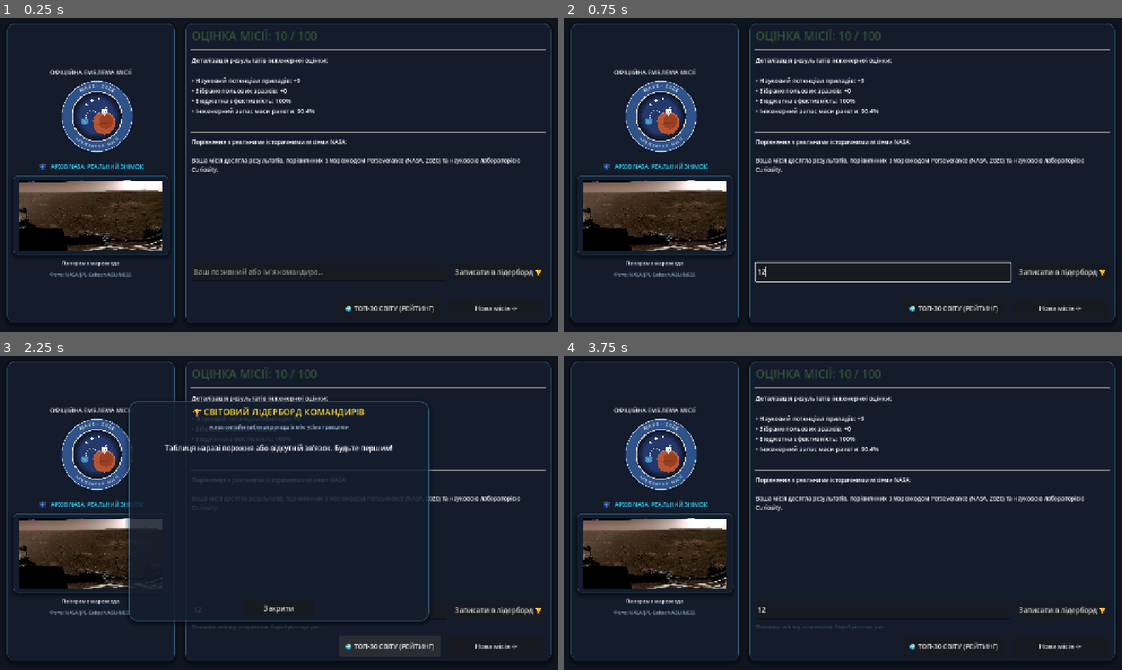
Above: before the commit, frames 1-4 (two rows, left to right).
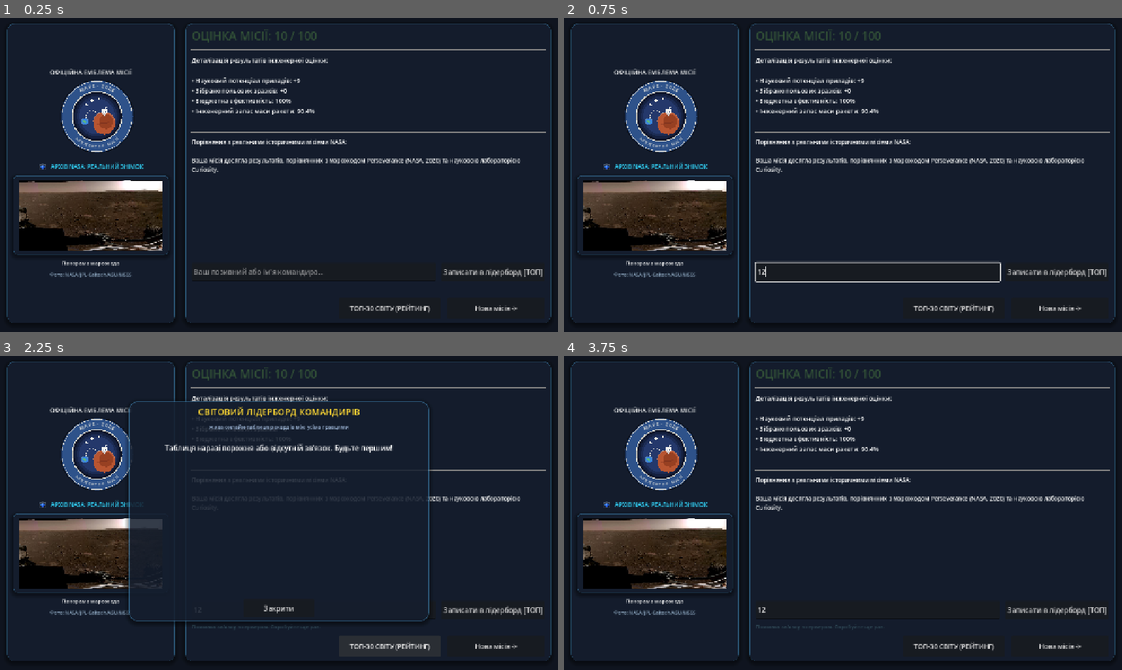
Above: after the commit, the same moments.

Repository: gaga050819/architect-misii-2d
Game: Godot game, scene res://scenes/DebriefView.tscn
The game is run twice, just before and just after one commit, with the same random seed, the same clock (stepped at 60 frames per second) and the same inputs. This scene is started directly instead of the project's main scene.
Inputs (mouse positions are in pixels of both pictures, inside the frame that each line leads up to):
- Up to frame 1 (0.25 s): no input
- Up to frame 2 (0.75 s): click (882, 272) at 0.52 s; type "12" at 0.6 s
- Up to frame 3 (2.25 s): click "Записати в лідерборд 🏆" (after the commit: "Записати в лідерборд [ТОП]") at 1.25 s; click "🌍 ТОП-30 СВІТУ (РЕЙТИНГ)" (after the commit: "ТОП-30 СВІТУ (РЕЙТИНГ)") at 2 s
- Up to frame 4 (3.75 s): click "Нова місія ->" at 2.75 s; click "Закрити" at 3.5 s

The runs differ from the first frame. In frame 1, 0.5% of the frame differs, in the area x 61-98%, y 79-94%; in frame 2, 0.5%; in frame 3, 1.0%, in the area x 34-98%, y 16-94%; in frame 4, 0.5%.

Commit message:
fix: remove emoji glyphs and update web package

Diff:
--- a/godot_project/scenes/DebriefView.tscn
+++ b/godot_project/scenes/DebriefView.tscn
@@ -146,7 +146,7 @@
 [node name="BtnSubmit" type="Button" parent="Content/RightPanel/VBox/LeaderboardBox/HBoxSubmit"]
 custom_minimum_size = Vector2(210, 42)
 layout_mode = 2
-text = "Записати в лідерборд 🏆"
+text = "Записати в лідерборд [ТОП]"
 
 [node name="LblSubmitStatus" type="Label" parent="Content/RightPanel/VBox/LeaderboardBox"]
 layout_mode = 2
@@ -163,7 +163,7 @@
 custom_minimum_size = Vector2(230, 48)
 layout_mode = 2
 theme_override_font_sizes/font_size = 15
-text = "🌍 ТОП-30 СВІТУ (РЕЙТИНГ)"
+text = "ТОП-30 СВІТУ (РЕЙТИНГ)"
 
 [node name="BtnRestart" type="Button" parent="Content/RightPanel/VBox/HBoxActions"]
 custom_minimum_size = Vector2(220, 48)
@@ -195,7 +195,7 @@
 theme_override_colors/font_color = Color(1, 0.85, 0.2, 1)
 theme_override_font_sizes/font_size = 20
 horizontal_alignment = 1
-text = "🏆 СВІТОВИЙ ЛІДЕРБОРД КОМАНДИРІВ"
+text = "СВІТОВИЙ ЛІДЕРБОРД КОМАНДИРІВ"
 
 [node name="LblModalSubtitle" type="Label" parent="LeaderboardModal/VBox"]
 layout_mode = 2
--- a/godot_project/scripts/DebriefView.gd
+++ b/godot_project/scripts/DebriefView.gd
@@ -137,7 +137,7 @@
 	btn_submit.disabled = false
 	if success:
 		has_submitted = true
-		btn_submit.text = "Опубліковано ✓"
+		btn_submit.text = "Опубліковано [OK]"
 		btn_submit.disabled = true
 		lbl_submit_status.text = "Успішно опубліковано у Світовий лідерборд!"
 		lbl_submit_status.modulate = ThemeManager.accent_emerald
Not shown, changed: index.pck
